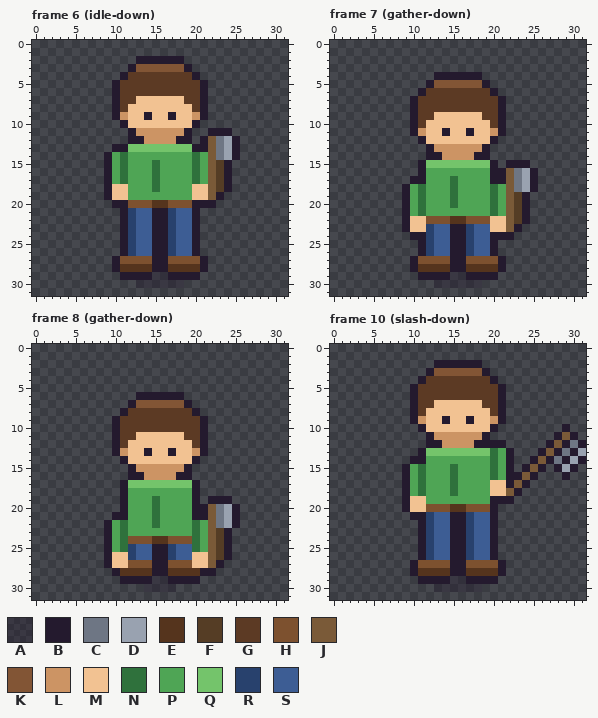
Pixel-art file, stored at assets/aseprite/actor_hero_axe.aseprite. The first picture shows the starting point.
32x32 pixels, 52 frames. Shown: frame 6 (idle-down), frame 7 (gather-down), frame 8 (gather-down), frame 10 (slash-down). The commit also changed other frames, which this record leaves out.
Palette (. is transparent): A #241a2e5a  B #241a2e  C #6e7684  D #99a2b0  E #55341d  F #553d25  G #5c3a24  H #7d512f  J #7a5a38  K #825535  L #cc9464  M #f2c292  N #2f713c  P #4fa555  Q #74c46b  R #28416d  S #3d5d94
After the commit:
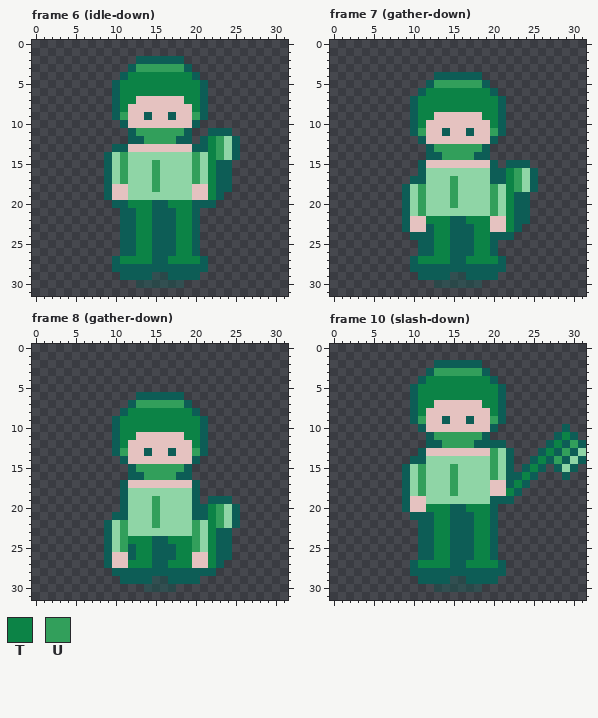
Colours new in this view: T #0c8346  U #329f5b
From old to new:
@@ palette @@
-A #241a2e5a
+A #0d5d565a
-B #241a2e
+B #0d5d56
-M #f2c292
+M #e5c2c0
-P #4fa555
+P #8fd5a6
--- frame 6 (idle-down), layer "actor"
@@ x 9..26 @@
  2 ....BBBBBB........
- 3 ...BKKKKKKB.......
- 4 ..BGGGGGGGGB......
- 5 .BGGGGGGGGGGB.....
- 6 .BGGGGGGGGGGB.....
- 7 .BGGMMMMMMGGB.....
- 8 .BGMMMMMMMMGB.....
- 9 .BLMMBMMBMMLB.....
+ 3 ...BUUUUUUB.......
+ 4 ..BTTTTTTTTB......
+ 5 .BTTTTTTTTTTB.....
+ 6 .BTTTTTTTTTTB.....
+ 7 .BTTMMMMMMTTB.....
+ 8 .BTMMMMMMMMTB.....
+ 9 .BUMMBMMBMMUB.....
 10 ..BMMMMMMMMB......
-11 ...BLLLLLLB..BBB..
-12 ...BBLLLLBB.BJCDB.
-13 .BBQQQQQQQQBBJCDB.
-14 BPNPPPPPPPPNPJCDB.
-15 BPNPPPNPPPPNPJFB..
-16 BPNPPPNPPPPNPJFB..
-17 BPNPPPNPPPPNPJFB..
-18 BMMPPPNPPPPMMJFB..
-19 BMMPPPPPPPPMMJB...
-20 .BBHHHEEHHHBBB....
-21 ..BRSSBBRSSB......
-22 ..BRSSBBRSSB......
-23 ..BRSSBBRSSB......
-24 ..BRSSBBRSSB......
-25 ..BRSSBBRSSB......
-26 ..BRSSBBRSSB......
-27 .BHHHHBBHHHHB.....
-28 .BEEEEBBEEEEB.....
+11 ...BUUUUUUB..BBB..
+12 ...BBUUUUBB.BTUPB.
+13 .BBMMMMMMMMBBTUPB.
+14 BPUPPPPPPPPUPTUPB.
+15 BPUPPPUPPPPUPTBB..
+16 BPUPPPUPPPPUPTBB..
+17 BPUPPPUPPPPUPTBB..
+18 BMMPPPUPPPPMMTBB..
+19 BMMPPPPPPPPMMTB...
+20 .BBTTTBBTTTBBB....
+21 ..BBTTBBBTTB......
+22 ..BBTTBBBTTB......
+23 ..BBTTBBBTTB......
+24 ..BBTTBBBTTB......
+25 ..BBTTBBBTTB......
+26 ..BBTTBBBTTB......
+27 .BTTTTBBTTTTB.....
+28 .BBBBBBBBBBBB.....
 29 ..BBBBAABBBB......
--- frame 7 (gather-down), layer "actor"
@@ x 9..26 @@
  4 ....BBBBBB........
- 5 ...BKKKKKKB.......
- 6 ..BGGGGGGGGB......
- 7 .BGGGGGGGGGGB.....
- 8 .BGGGGGGGGGGB.....
- 9 .BGGMMMMMMGGB.....
-10 .BGMMMMMMMMGB.....
-11 .BLMMBMMBMMLB.....
+ 5 ...BUUUUUUB.......
+ 6 ..BTTTTTTTTB......
+ 7 .BTTTTTTTTTTB.....
+ 8 .BTTTTTTTTTTB.....
+ 9 .BTTMMMMMMTTB.....
+10 .BTMMMMMMMMTB.....
+11 .BUMMBMMBMMUB.....
 12 ..BMMMMMMMMB......
-13 ...BLLLLLLB.......
-14 ...BBLLLLBB.......
-15 ..BQQQQQQQQB.BBB..
-16 ..BPPPPPPPPBBJCDB.
-17 .BBPPPNPPPPBBJCDB.
-18 BPNPPPNPPPPNPJCDB.
-19 BPNPPPNPPPPNPJFB..
-20 BPNPPPNPPPPNPJFB..
-21 BPNPPPPPPPPNPJFB..
-22 BMMHHHEEHHHMMJFB..
-23 BMMRSSBBRSSMMJB...
-24 .BBRSSBBRSSBBB....
-25 ..BRSSBBRSSB......
-26 ..BRSSBBRSSB......
-27 .BHHHHBBHHHHB.....
-28 .BEEEEBBEEEEB.....
+13 ...BUUUUUUB.......
+14 ...BBUUUUBB.......
+15 ..BMMMMMMMMB.BBB..
+16 ..BPPPPPPPPBBTUPB.
+17 .BBPPPUPPPPBBTUPB.
+18 BPUPPPUPPPPUPTUPB.
+19 BPUPPPUPPPPUPTBB..
+20 BPUPPPUPPPPUPTBB..
+21 BPUPPPPPPPPUPTBB..
+22 BMMTTTBBTTTMMTBB..
+23 BMMBTTBBBTTMMTB...
+24 .BBBTTBBBTTBBB....
+25 ..BBTTBBBTTB......
+26 ..BBTTBBBTTB......
+27 .BTTTTBBTTTTB.....
+28 .BBBBBBBBBBBB.....
 29 ..BBBBAABBBB......
--- frame 8 (gather-down), layer "actor"
@@ x 9..26 @@
  6 ....BBBBBB........
- 7 ...BKKKKKKB.......
- 8 ..BGGGGGGGGB......
- 9 .BGGGGGGGGGGB.....
-10 .BGGGGGGGGGGB.....
-11 .BGGMMMMMMGGB.....
-12 .BGMMMMMMMMGB.....
-13 .BLMMBMMBMMLB.....
+ 7 ...BUUUUUUB.......
+ 8 ..BTTTTTTTTB......
+ 9 .BTTTTTTTTTTB.....
+10 .BTTTTTTTTTTB.....
+11 .BTTMMMMMMTTB.....
+12 .BTMMMMMMMMTB.....
+13 .BUMMBMMBMMUB.....
 14 ..BMMMMMMMMB......
-15 ...BLLLLLLB.......
-16 ...BBLLLLBB.......
-17 ..BQQQQQQQQB......
+15 ...BUUUUUUB.......
+16 ...BBUUUUBB.......
+17 ..BMMMMMMMMB......
 18 ..BPPPPPPPPB......
-19 ..BPPPNPPPPB.BBB..
-20 ..BPPPNPPPPBBJCDB.
-21 .BBPPPNPPPPBBJCDB.
-22 BPNPPPNPPPPNPJCDB.
-23 BPNPPPPPPPPNPJFB..
-24 BPNHHHEEHHHNPJFB..
-25 BPNRSSBBRSSNPJFB..
-26 BMMRSSBBRSSMMJFB..
-27 BMMHHHBBHHHMMJB...
-28 .BEEEEBBEEEEBB....
+19 ..BPPPUPPPPB.BBB..
+20 ..BPPPUPPPPBBTUPB.
+21 .BBPPPUPPPPBBTUPB.
+22 BPUPPPUPPPPUPTUPB.
+23 BPUPPPPPPPPUPTBB..
+24 BPUTTTBBTTTUPTBB..
+25 BPUBTTBBBTTUPTBB..
+26 BMMBTTBBBTTMMTBB..
+27 BMMTTTBBTTTMMTB...
+28 .BBBBBBBBBBBBB....
 29 ..BBBBAABBBB......
--- frame 10 (slash-down), layer "actor"
@@ x 0..31 @@
  2 .............BBBBBB.............
- 3 ............BKKKKKKB............
- 4 ...........BGGGGGGGGB...........
- 5 ..........BGGGGGGGGGGB..........
- 6 ..........BGGGGGGGGGGB..........
- 7 ..........BGGMMMMMMGGB..........
- 8 ..........BGMMMMMMMMGB..........
- 9 ..........BLMMBMMBMMLB..........
+ 3 ............BUUUUUUB............
+ 4 ...........BTTTTTTTTB...........
+ 5 ..........BTTTTTTTTTTB..........
+ 6 ..........BTTTTTTTTTTB..........
+ 7 ..........BTTMMMMMMTTB..........
+ 8 ..........BTMMMMMMMMTB..........
+ 9 ..........BUMMBMMBMMUB..........
 10 ...........BMMMMMMMMB........B..
-11 ............BLLLLLLB........BJB.
-12 ............BBLLLLBBBB.....BJBCB
-13 ...........BQQQQQQQQNPB...BJBCBD
-14 ..........BBPPPPPPPPNPB..BJBCBDB
-15 .........BPNPPPNPPPPNPB.BJB.BDB.
-16 .........BPNPPPNPPPPNPBBJB...B..
-17 .........BPNPPPNPPPPMMBJB.......
-18 .........BPNPPPNPPPPMMJB........
+11 ............BUUUUUUB........BTB.
+12 ............BBUUUUBBBB.....BTBUB
+13 ...........BMMMMMMMMUPB...BTBUBP
+14 ..........BBPPPPPPPPUPB..BTBUBPB
+15 .........BPUPPPUPPPPUPB.BTB.BPB.
+16 .........BPUPPPUPPPPUPBBTB...B..
+17 .........BPUPPPUPPPPMMBTB.......
+18 .........BPUPPPUPPPPMMTB........
 19 .........BMMPPPPPPPPBBB.........
-20 .........BMMHHHEEHHHB...........
-21 ..........BBRSSBBRSSB...........
-22 ...........BRSSBBRSSB...........
-23 ...........BRSSBBRSSB...........
-24 ...........BRSSBBRSSB...........
-25 ...........BRSSBBRSSB...........
-26 ...........BRSSBBRSSB...........
-27 ..........BHHHHBBHHHHB..........
-28 ..........BEEEEBBEEEEB..........
+20 .........BMMTTTBBTTTB...........
+21 ..........BBBTTBBBTTB...........
+22 ...........BBTTBBBTTB...........
+23 ...........BBTTBBBTTB...........
+24 ...........BBTTBBBTTB...........
+25 ...........BBTTBBBTTB...........
+26 ...........BBTTBBBTTB...........
+27 ..........BTTTTBBTTTTB..........
+28 ..........BBBBBBBBBBBB..........
 29 ...........BBBBAABBBB...........
Pixel boxes of the changes (left, top, right, bottom) in both pictures:
changed: (104, 56, 240, 288)
changed: (402, 72, 538, 288)
changed: (104, 392, 240, 592)
changed: (402, 360, 586, 592)
